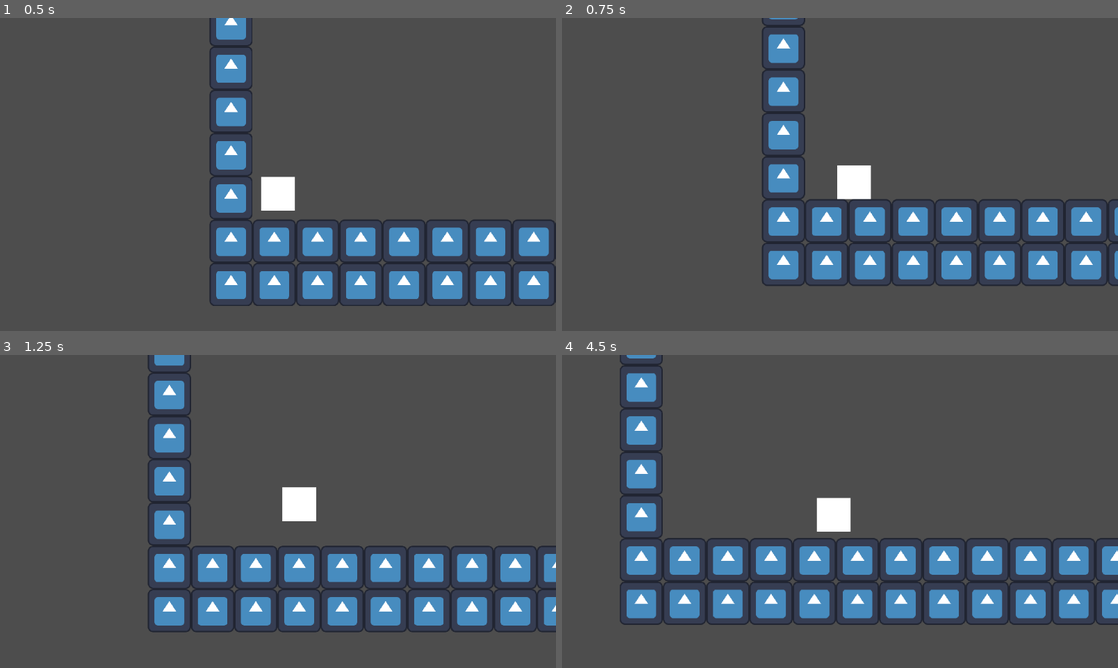
Above: before the commit, frames 1-4 (two rows, left to right).
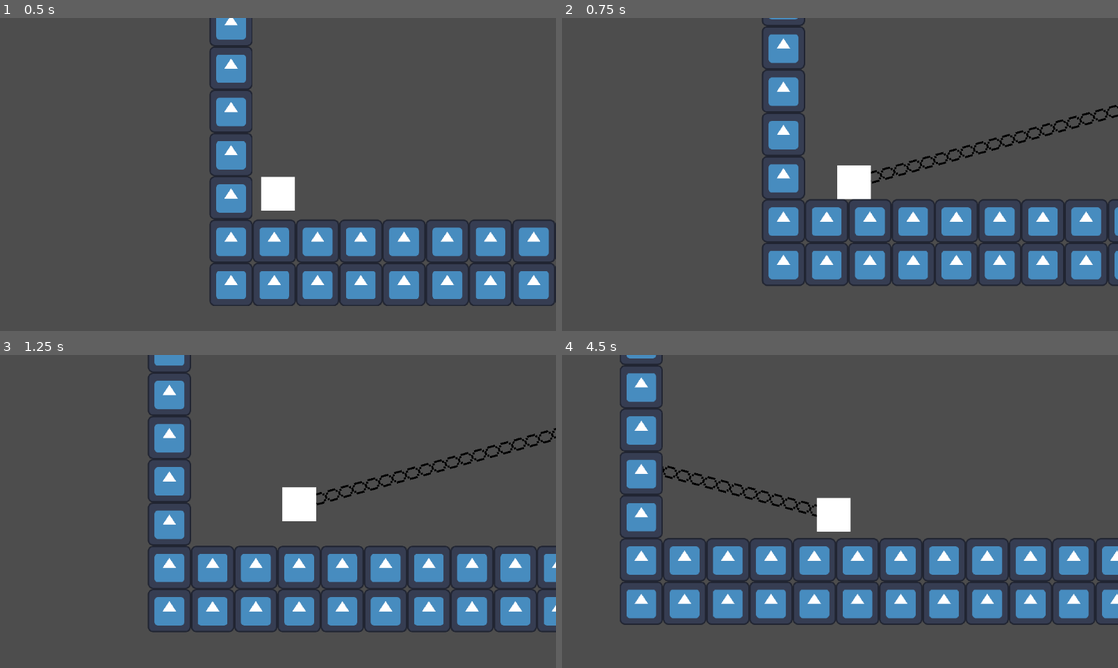
Above: after the commit, the same moments.

Repository: LitheFulminare/Operation-Venulysian
Game: Godot game, scene res://Game scenes/Prototyping.tscn
Same seed, same stepped clock (60 frames per second), same inputs: the game is played once before the commit and once after it. The engine's default icon, where the game draws it, is replaced by a stand-in: a white triangle on a blue panel in a dark square.
Inputs (mouse positions are in pixels of both pictures, inside the frame that each line leads up to):
- Up to frame 1 (0.5 s): no input
- Up to frame 2 (0.75 s): move the mouse to (962, 158) at 0.52 s; hold D (Right) from 0.53 s (still down); tap F (Grappling Hook) at 0.6 s
- Up to frame 3 (1.25 s): keep holding D (Right); tap W (Up) at 0.77, 0.8, 1.07 s
- Up to frame 4 (4.5 s): move the mouse to (728, 527) at 1.27 s; tap W (Up) at 1.35, 1.52, 1.82, 2.3, 3.02, 3.32, 3.77, 3.8, 4.07 s; tap F (Grappling Hook) at 1.55, 2.85, 4.35 s; move the mouse to (895, 442) at 2.02 s; release D (Right) at 2.03 s; hold A (Left) 2.03-2.78 s; tap Shift (Dash) at 2.1 s; move the mouse to (812, 574) at 2.77 s; hold D (Right) 2.78-4.28 s; move the mouse to (1006, 558) at 3.52 s; click (1006, 558) at 3.6 s; move the mouse to (673, 464) at 4.27 s; hold A (Left) from 4.28 s (still down)

Frame 1 is identical in both runs. In frame 2, 0.7% of the frame differs, in the area x 55-100%, y 27-53%; in frame 3, 0.6%; in frame 4, 0.4%.

Commit message:
GH shoots raycast and updates line's position

Diff:
--- a/Operation Venulysian/Player/grappling_hook_controller.gd
+++ b/Operation Venulysian/Player/grappling_hook_controller.gd
@@ -1,45 +1,63 @@
 class_name GrapplingHookComponent
-extends Node
+extends Node2D
 
 @export_group("Components")
 @export var player: Player
 @export var path_2d: Path2D
 @export var path_follow_2d: PathFollow2D
 @export var line2d: Line2D
+@export var raycast: RayCast2D
 
 @export_group("Parameters")
 @export var player_speed: float = 500
 
 var current_grappling_point: GrapplingPoint
+var mouse_position: Vector2
 
 func _ready() -> void:
 	line2d.visible = false
 
-func _process(delta: float) -> void:
+func _physics_process(delta: float) -> void:
 	if Input.is_action_just_pressed("Grappling Hook"):
 		use_grappling_hook()
 
 # called once when the player presses Grappling Hook button
 func use_grappling_hook() -> void:
-	if PlayerVars.is_in_grappling_range:
-		path_2d.curve.set_point_position(0, player.global_position)
-		path_2d.curve.set_point_position(1, current_grappling_point.destination_point.global_position)
-		player.is_in_grappling_hook = true
-		line2d.set_point_position(0, current_grappling_point.global_position)
-		line2d.set_point_position(1, player.global_position)
-		line2d.visible = true
-	else:
-		print("Player used grappling hook outside of range")
+	mouse_position =  get_global_mouse_position()
+	raycast.global_position = player.global_position
+	raycast.target_position =  (mouse_position - player.global_position) * 5
 
-## Updates the player and chain position until the player gets to the destination
-func move_player(delta: float) -> void:
-	if path_follow_2d.progress_ratio < 1:
-		# update player and chain position
-		path_follow_2d.progress_ratio += player_speed  * delta
-		player.global_position = path_follow_2d.global_position
-		line2d.global_position = Vector2.ZERO
-		line2d.set_point_position(1, player.global_position)
-	else:
-		line2d.visible = false
-		path_follow_2d.progress_ratio = 0
-		player.is_in_grappling_hook = false
+	raycast.force_raycast_update()
+
+	line2d.visible = true
+	line2d.set_point_position(0, raycast.get_collision_point() - player.global_position)
+	line2d.set_point_position(1, Vector2.ZERO)
+
+
+
+
+#region Old grappling hook logic
+
+	#if PlayerVars.is_in_grappling_range:
+		#path_2d.curve.set_point_position(0, player.global_position)
+		#path_2d.curve.set_point_position(1, current_grappling_point.destination_point.global_position)
+		#player.is_in_grappling_hook = true
+		#line2d.set_point_position(0, current_grappling_point.global_position)
+		#line2d.set_point_position(1, player.global_position)
+		#line2d.visible = true
+	#else:
+		#print("Player used grappling hook outside of range")
+#
+### Updates the player and chain position until the player gets to the destination
+#func move_player(delta: float) -> void:
+	#if path_follow_2d.progress_ratio < 1:
+		## update player and chain position
+		#path_follow_2d.progress_ratio += player_speed  * delta
+		#player.global_position = path_follow_2d.global_position
+		#line2d.global_position = Vector2.ZERO
+		#line2d.set_point_position(1, player.global_position)
+	#else:
+		#line2d.visible = false
+		#path_follow_2d.progress_ratio = 0
+		#player.is_in_grappling_hook = false
+#endregion
--- a/Operation Venulysian/Player/player.tscn
+++ b/Operation Venulysian/Player/player.tscn
@@ -55,12 +55,13 @@
 position = Vector2(94, -31.25)
 shape = SubResource("RectangleShape2D_k53q1")
 
-[node name="Grappling Hook Controller" type="Node" parent="." node_paths=PackedStringArray("player", "path_2d", "path_follow_2d", "line2d")]
+[node name="Grappling Hook Controller" type="Node2D" parent="." node_paths=PackedStringArray("player", "path_2d", "path_follow_2d", "line2d", "raycast")]
 script = ExtResource("3_btcbx")
 player = NodePath("..")
 path_2d = NodePath("Path2D")
 path_follow_2d = NodePath("Path2D/PathFollow2D")
 line2d = NodePath("Line2D")
+raycast = NodePath("RayCast2D")
 player_speed = 1.65
 
 [node name="Path2D" type="Path2D" parent="Grappling Hook Controller"]
@@ -71,13 +72,13 @@
 loop = false
 
 [node name="Line2D" type="Line2D" parent="Grappling Hook Controller"]
-visible = false
 texture_repeat = 2
-position = Vector2(46, -24.25)
 points = PackedVector2Array(78.4286, -71.5357, 0, 0)
 width = 35.0
 texture = ExtResource("4_gwnis")
 texture_mode = 1
+
+[node name="RayCast2D" type="RayCast2D" parent="Grappling Hook Controller"]
 
 [node name="Dash Duration" type="Timer" parent="."]
 wait_time = 0.2
